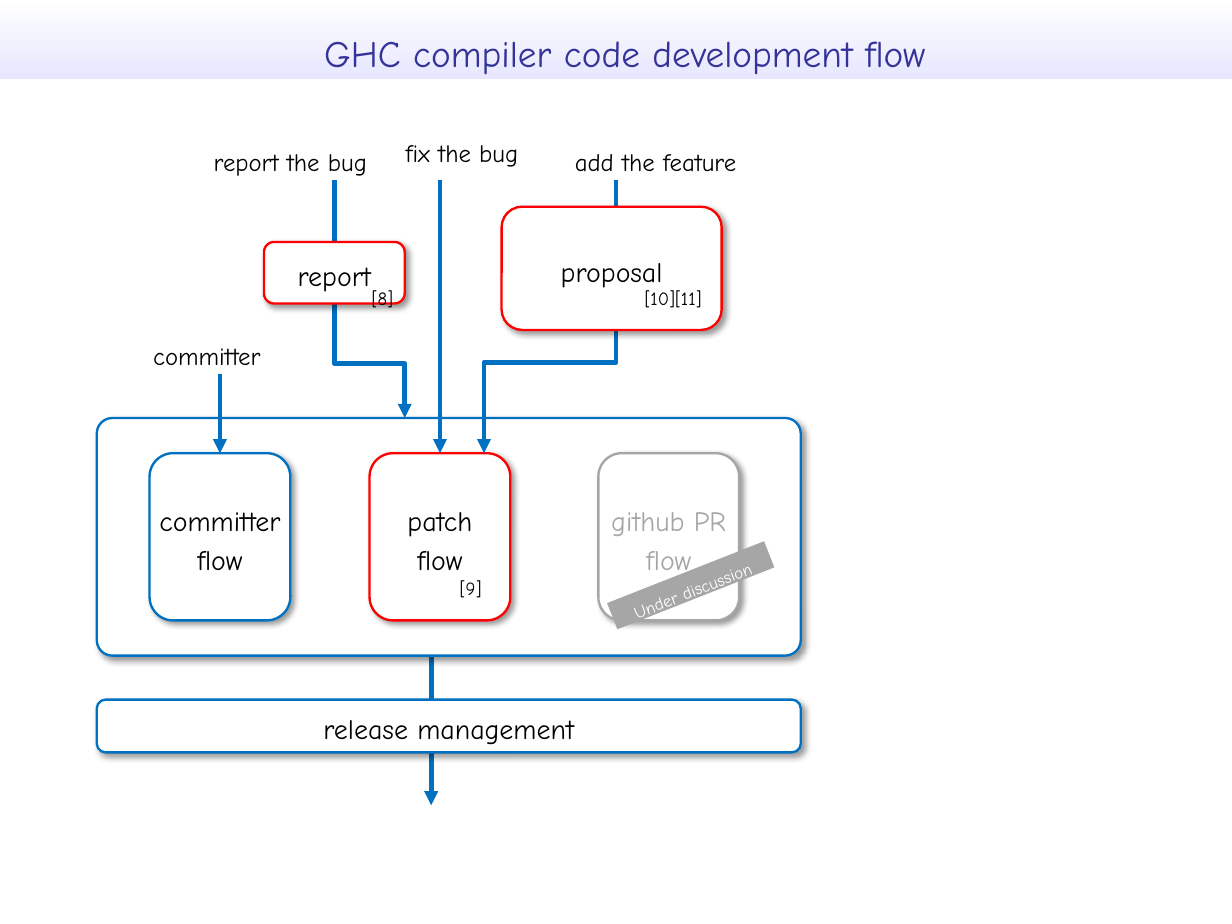
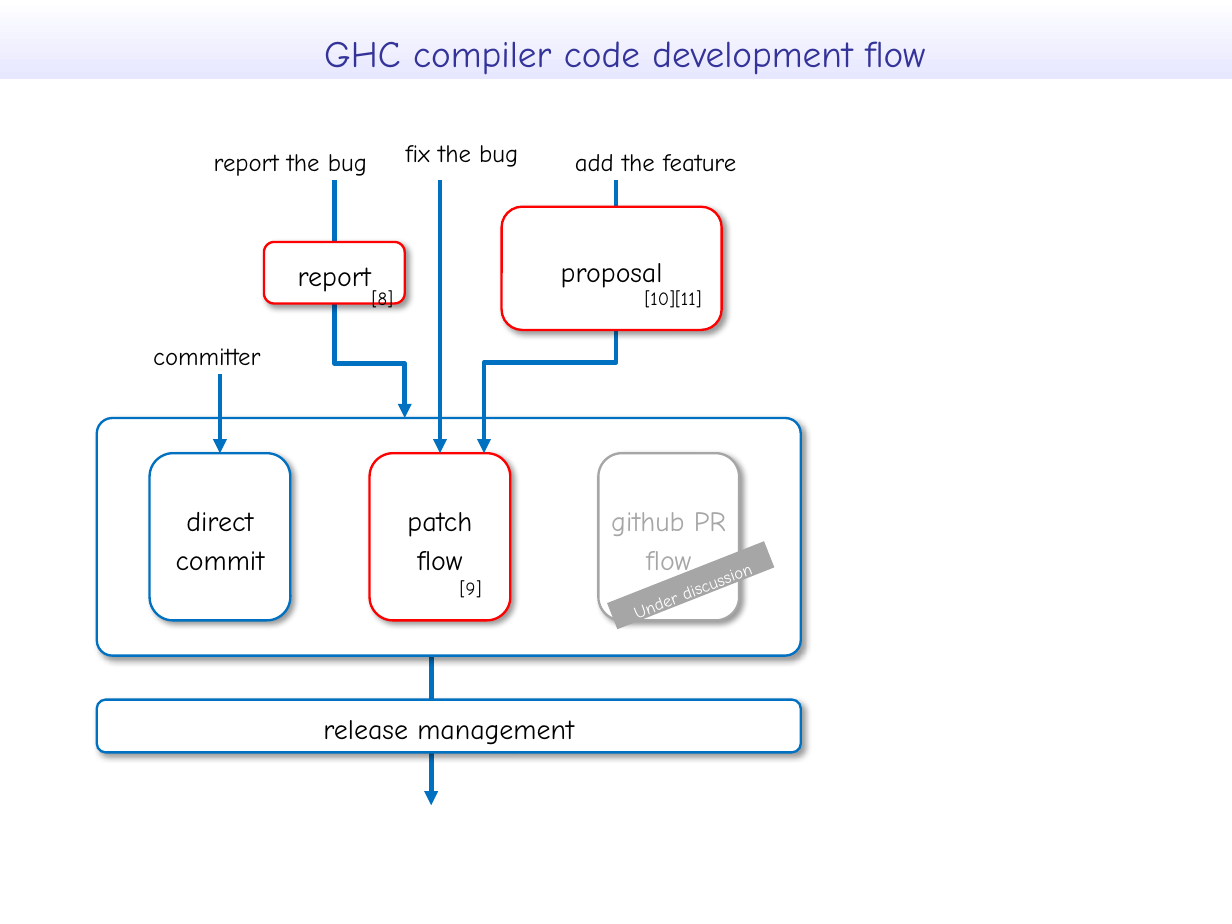
Before and after one commit to takenobu-hs/ghc-development-flow, a slide deck: slide 7 of src/ghc_development_flow.pptx. Drawn at 1232x924 pixels with LibreOffice and Linux fonts; fonts in the diff are those of the drawing. Boxes give left, top, right and bottom in pixels: in the first picture for what was removed or moved away, otherwise in the second. Text is boxed around its words. In the diff, an @@ line names an element or a change of style, - is before the commit and + after.

```diff
--- a/src/ghc_development_flow.pptx
+++ b/src/ghc_development_flow.pptx
@@ text in rounded rectangle at (176, 512, 265, 570): text changed @@
-committer
-flow
+direct
+commit
```
Also in this commit, not shown: 6 other slides changed, 1 slide added, 1 other file.
